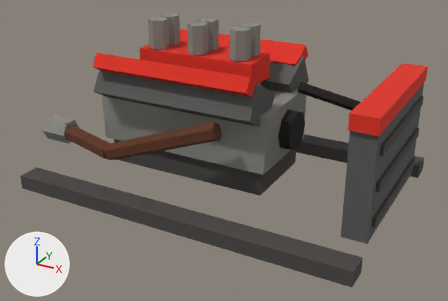
Two versions of the glTF model game/public/models/eng_racing_v6.glb, one commit apart.
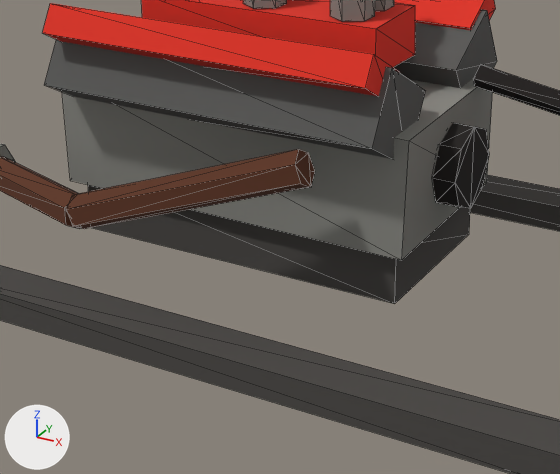
There are two pictures of each version: one whole from a 50 mm lens placed at (0.978, -1.814, 1.017), pointed at (0.012, -0.058, 0.139), one close up on the part from 16% to 76% of the width and 17% to 92% of the height. Lighting does not change. The marker at lower left points along +X, +Y and +Z. The older version's two pictures come first. The close-ups show mesh edges as thin lines. Vertices at exactly the same position are counted once.

In view in the first close-up: 'eng_racing_v6'.
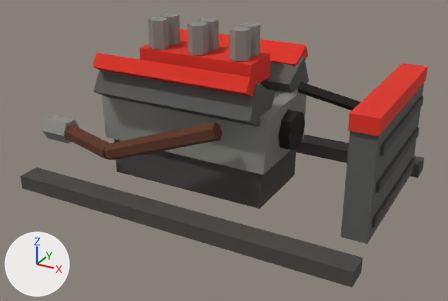
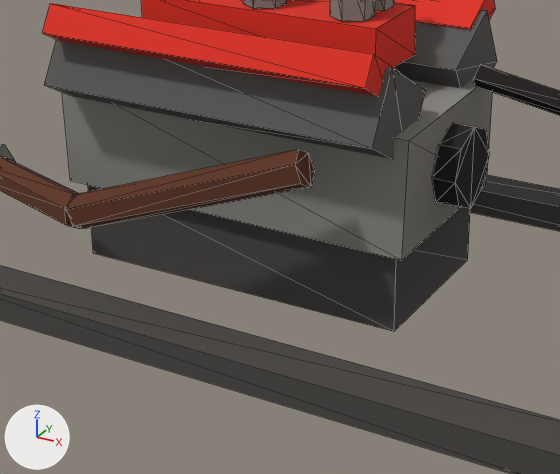
Where the change shows, as pixel boxes [x1, y1, x2, y2] in the close-ups (560 x 474 px; the box of a moved part takes in the faces that stretch with it):
part 1 of me_cube, moved or reshaped
    before: [88, 185, 470, 304]
    after: [88, 185, 470, 331]

Diff of the bpy script that builds the scene:
```diff
--- a/game/public/models/eng_racing_v6.glb.py
+++ b/game/public/models/eng_racing_v6.glb.py
@@ me_cube @@
 me_cube.from_pydata(...)  # 274 vertices, 448 faces; spans x -0.64..0.61, y -0.424..0.424, z 0.0..0.57
 # used by ob_eng_racing_v6; location = (0.0, 0.0, 0.0)
 # before: 16 (-0.4, -0.15, 0.05) at pixel (91, 227), 18 (-0.4, 0.15, 0.05), 20 (0.2, -0.15, 0.05) at pixel (394, 303), 22 (0.2, 0.15, 0.05) at pixel (469, 234)
+# me_cube part 1
+for i in [16, 18, 20, 22]: me_cube.vertices[i].co += Vector((0.0, 0.0, -0.05))
 me_cube.materials.append(mat_metal_dark)
```
